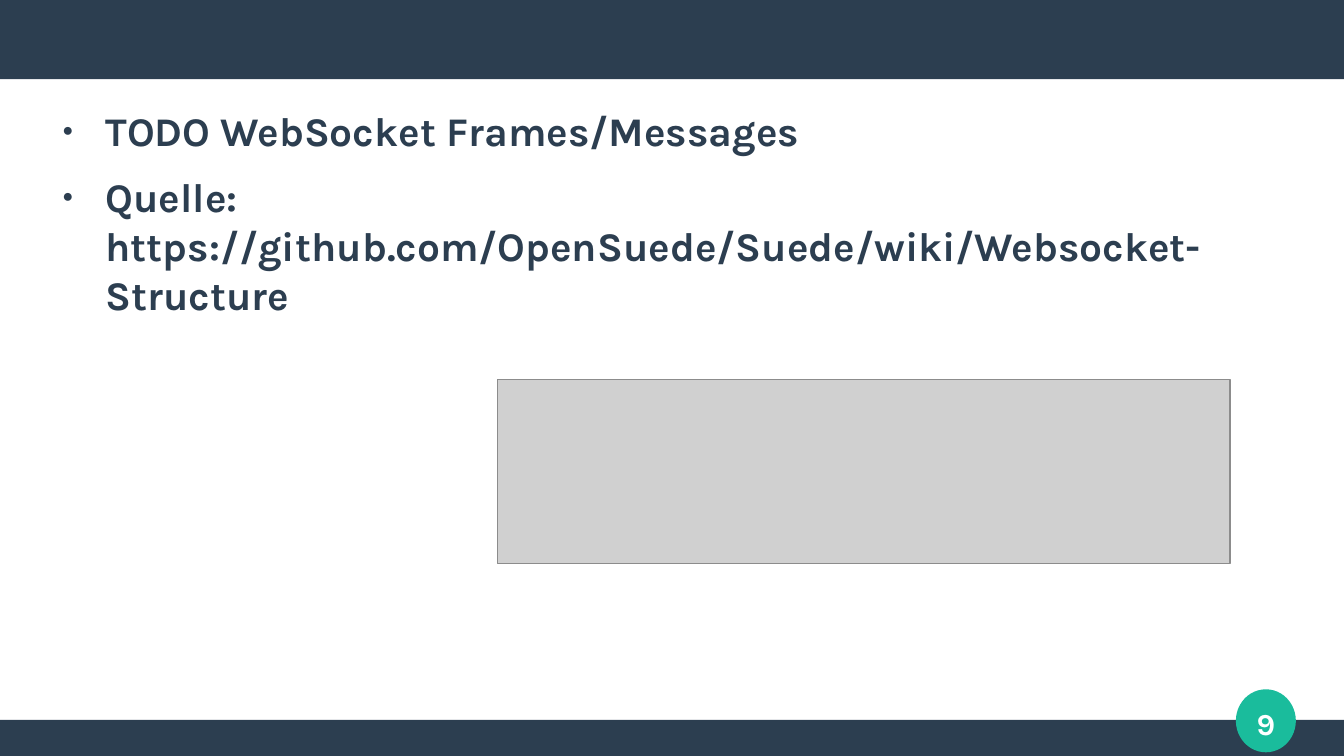
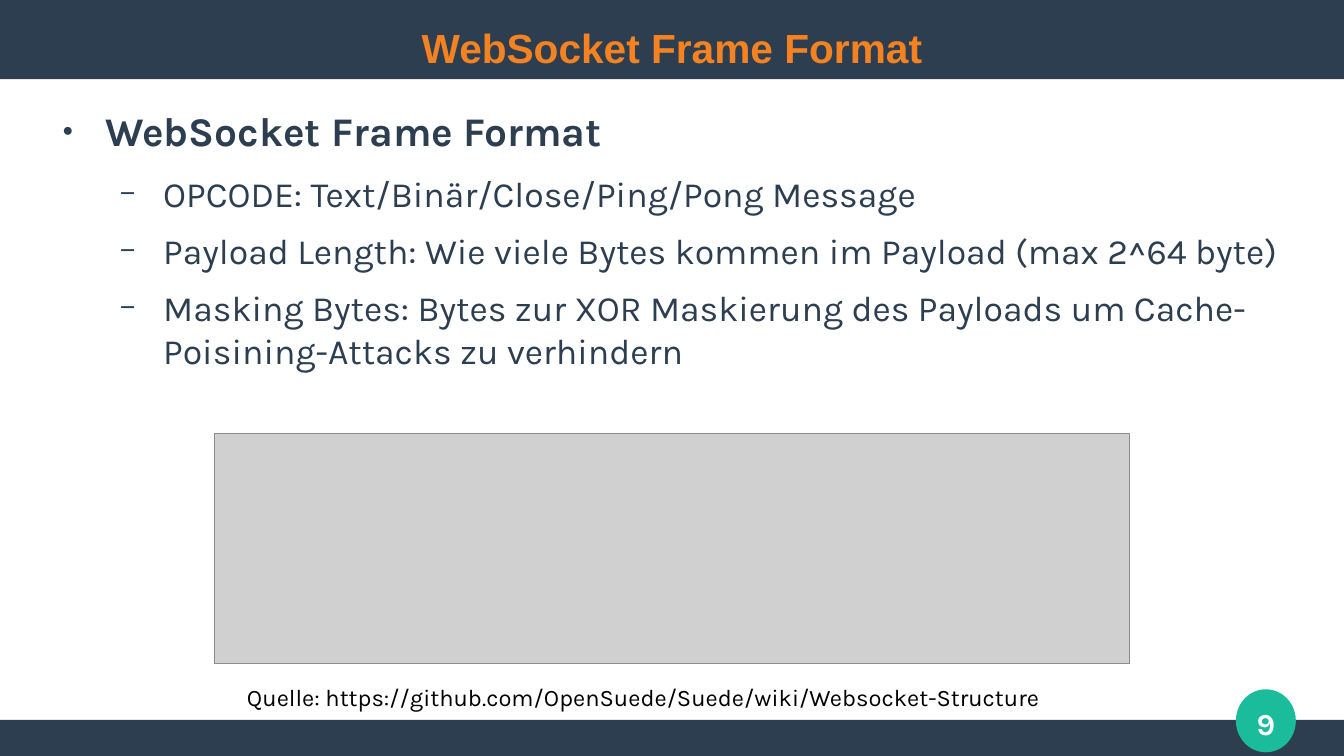
Before and after one commit to ghandmann/HS-AlbSig-WebAnwendungen2, a slide deck: slide 9 of Kapitel/09_WebSockets.odp. Drawn at 1344x756 pixels with LibreOffice and Linux fonts; fonts in the diff are those of the drawing; grey boxes stand for pictures. Boxes give left, top, right and bottom in pixels: in the first picture for what was removed or moved away, otherwise in the second. Text is boxed around its words. In the diff, an @@ line names an element or a change of style, - is before the commit and + after.

Commit message:
refined websocket chapter

```diff
--- a/Kapitel/09_WebSockets.odp
+++ b/Kapitel/09_WebSockets.odp
@@ title added at (x1=422, y1=33, x2=922, y2=64), 24 pt, text #F58220, bold @@
+WebSocket Frame Format
@@ text at (x1=106, y1=118, x2=1277, y2=373): text changed; size 24 to 21 pt; bold off @@
-● TODO WebSocket Frames/Messages
-● Quelle: https://github.com/OpenSuede/Suede/wiki/Websocket-Structure
+● WebSocket Frame Format
+  − OPCODE: Text/Binär/Close/Ping/Pong Message
+  − Payload Length: Wie viele Bytes kommen im Payload (max 2^64 byte)
+  − Masking Bytes: Bytes zur XOR Maskierung des Payloads um Cache-Poisining-Attacks zu verhindern
@@ picture resized from (x1=498, y1=379, x2=1231, y2=563) to (x1=215, y1=434, x2=1131, y2=665) @@
@@ text added at (x1=247, y1=688, x2=1039, y2=712), 14 pt, text #000000 @@
+Quelle: https://github.com/OpenSuede/Suede/wiki/Websocket-Structure
```
Also in this commit, not shown: 3 other slides changed.
